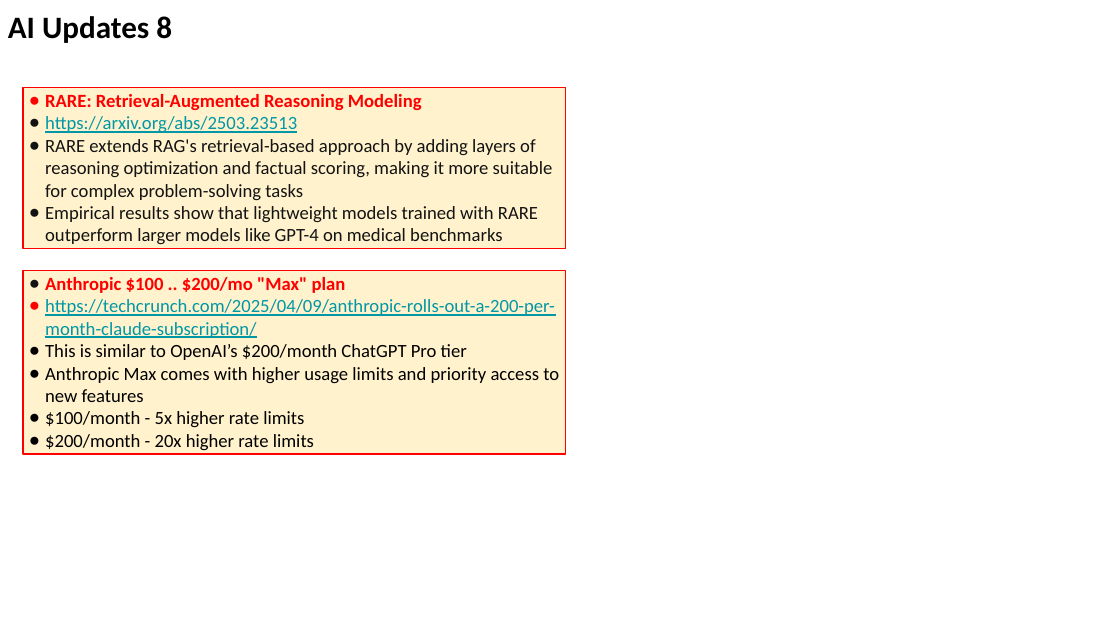
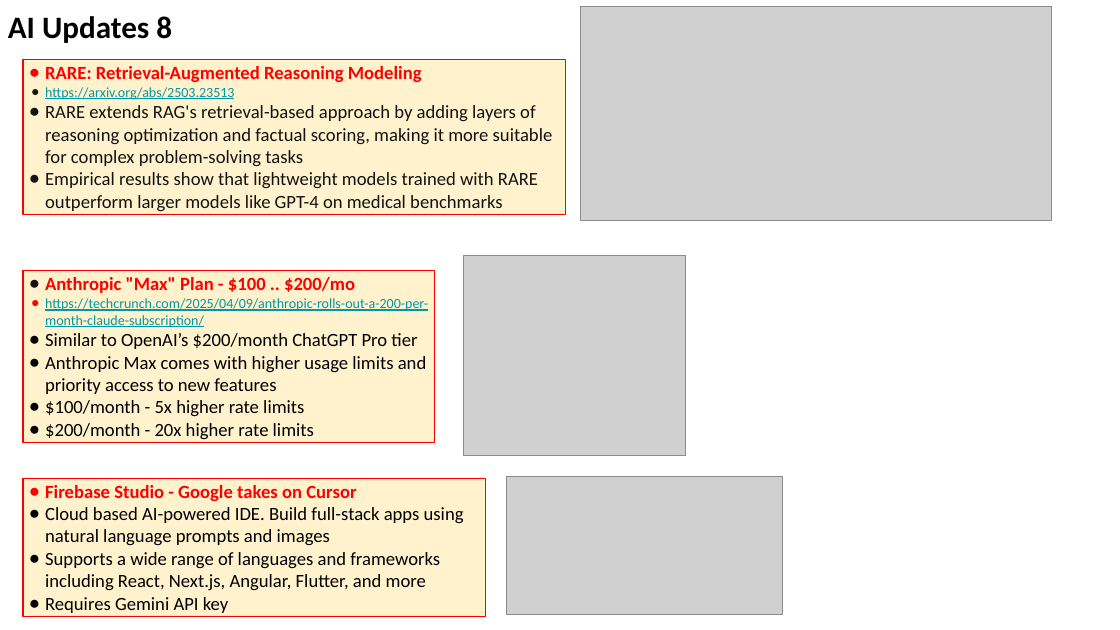
Before and after one commit to lselector/seminar, a slide deck: slide 15 of 2025/2025-04-11-AI-Updates.pptx. Drawn at 1120x630 pixels with LibreOffice and Linux fonts; fonts in the diff are those of the drawing; grey boxes stand for pictures. Boxes give left, top, right and bottom in pixels: in the first picture for what was removed or moved away, otherwise in the second. Text is boxed around its words. In the diff, an @@ line names an element or a change of style, - is before the commit and + after.

```diff
--- a/2025/2025-04-11-AI-Updates.pptx
+++ b/2025/2025-04-11-AI-Updates.pptx
@@ picture added at bbox=[580, 7, 1052, 221] @@
@@ rectangle "RARE: Retrieval-Augmented Reasoning Modeling": place and size @@
-rectangle "RARE: Retrieval-Augmented Reasoning Modeling" at bbox=[24, 87, 567, 248]
+rectangle "RARE: Retrieval-Augmented Reasoning Modeling" at bbox=[24, 59, 567, 214]
@@ text in rectangle at bbox=[45, 87, 234, 100]: size 12 to 9 pt in "https://arxiv.org/abs/2503.23513"; indent changed @@
@@ picture added at bbox=[464, 255, 685, 456] @@
@@ rectangle "Anthropic "Max" Plan - $100 ...": place and size @@
-rectangle "Anthropic "Max" Plan - $100 ..." at bbox=[24, 271, 567, 455]
+rectangle "Anthropic "Max" Plan - $100 ..." at bbox=[24, 271, 436, 444]
@@ text in rectangle at bbox=[45, 277, 355, 293]: text changed @@
-● Anthropic $100 .. $200/mo "Max" plan
+● Anthropic "Max" Plan - $100 .. $200/mo
@@ text in rectangle at bbox=[45, 298, 428, 328]: size 12 to 9 pt in "https://techcrunch.com/2025/04/09/anthropic-rolls-out-a-200- ..."; indent changed @@
@@ text in rectangle at bbox=[45, 333, 417, 349]: text changed @@
-● This is similar to OpenAI’s $200/month ChatGPT Pro tier
+● Similar to OpenAI’s $200/month ChatGPT Pro tier
@@ rectangle added at bbox=[24, 478, 486, 616], fill #FFF2CC, outline #FF0000 0.75 pt, 12 pt, text #000000 @@
+● Firebase Studio - Google takes on Cursor
+● Cloud based AI-powered IDE. Build full-stack apps using natural language prompts and images
+● Supports a wide range of languages and frameworks including React, Next.js, Angular, Flutter, and more
+● Requires Gemini API key
@@ picture added at bbox=[507, 477, 783, 615] @@
```
Also in this commit, not shown: 12 other slides changed, 5 slides added, 1 slide removed.
